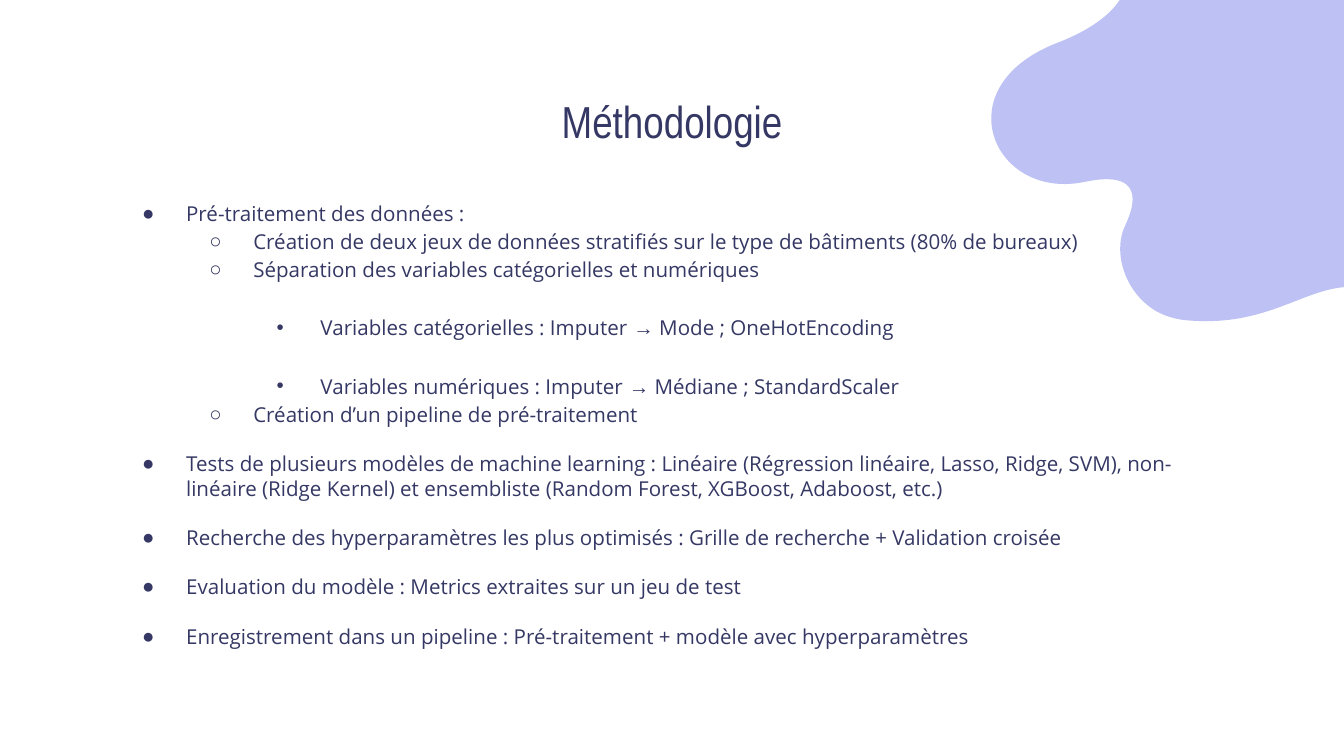
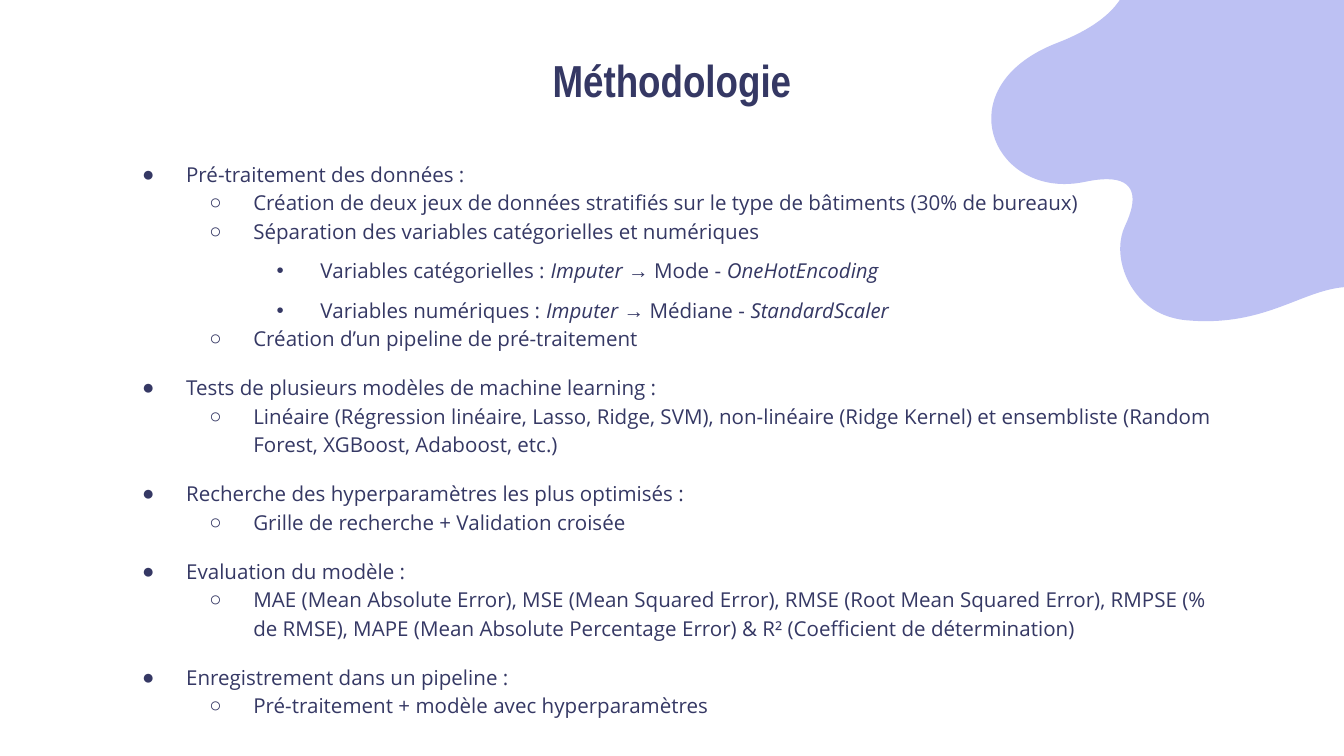
Before and after one commit to Sylvariane/Anticipez_les_besoins_en_electricite, a slide deck: slide 18 of Pélec_03_presentation.pptx (slide 17 before the commit). Drawn at 1344x756 pixels with LibreOffice and Linux fonts; fonts in the diff are those of the drawing. Boxes give left, top, right and bottom in pixels: in the first picture for what was removed or moved away, otherwise in the second. Text is boxed around its words. In the diff, an @@ line names an element or a change of style, - is before the commit and + after.

Commit message:
modification nettoyage des données, modifications des modèles en conséquences, retrait de la stratification dans split_train_test

```diff
--- a/Pélec_03_presentation.pptx
+++ b/Pélec_03_presentation.pptx
@@ title "Méthodologie": place and size @@
-title "Méthodologie" at <box>562,105,783,148</box>
+title "Méthodologie" at <box>553,64,792,106</box>
@@ title "Méthodologie" at <box>553,64,792,106</box>: bold on @@
@@ text "Pré-traitement des données :": place and size @@
-text "Pré-traitement des données :" at <box>186,205,1171,649</box>
+text "Pré-traitement des données :" at <box>186,166,1210,718</box>
@@ text at <box>253,194,1078,215</box>: text changed @@
-  ○ Création de deux jeux de données stratifiés sur le type de bâtiments (80% de bureaux)
+  ○ Création de deux jeux de données stratifiés sur le type de bâtiments (30% de bureaux)
@@ text at <box>320,262,889,323</box>: text changed @@
-    • Variables catégorielles : Imputer → Mode ; OneHotEncoding
-    • Variables numériques : Imputer → Médiane ; StandardScaler
+    • Variables catégorielles : Imputer → Mode - OneHotEncoding
+    • Variables numériques : Imputer → Médiane - StandardScaler
@@ text at <box>186,379,1210,718</box>: text changed @@
-● Tests de plusieurs modèles de machine learning : Linéaire (Régression linéaire, Lasso, Ridge, SVM), non-linéaire (Ridge Kernel) et ensembliste (Random Forest, XGBoost, Adaboost, etc.)
-● Recherche des hyperparamètres les plus optimisés : Grille de recherche + Validation croisée
-● Evaluation du modèle : Metrics extraites sur un jeu de test
-● Enregistrement dans un pipeline : Pré-traitement + modèle avec hyperparamètres
+● Tests de plusieurs modèles de machine learning :
+  ○ Linéaire (Régression linéaire, Lasso, Ridge, SVM), non-linéaire (Ridge Kernel) et ensembliste (Random Forest, XGBoost, Adaboost, etc.)
+● Recherche des hyperparamètres les plus optimisés :
+  ○ Grille de recherche + Validation croisée
+● Evaluation du modèle :
+  ○ MAE (Mean Absolute Error), MSE (Mean Squared Error), RMSE (Root Mean Squared Error), RMPSE (% de RMSE), MAPE (Mean Absolute Percentage Error) & R² (Coefficient de détermination)
+● Enregistrement dans un pipeline :
+  ○ Pré-traitement + modèle avec hyperparamètres
```
Also in this commit, not shown: 25 other slides changed, 3 slides added, 2 other files.
